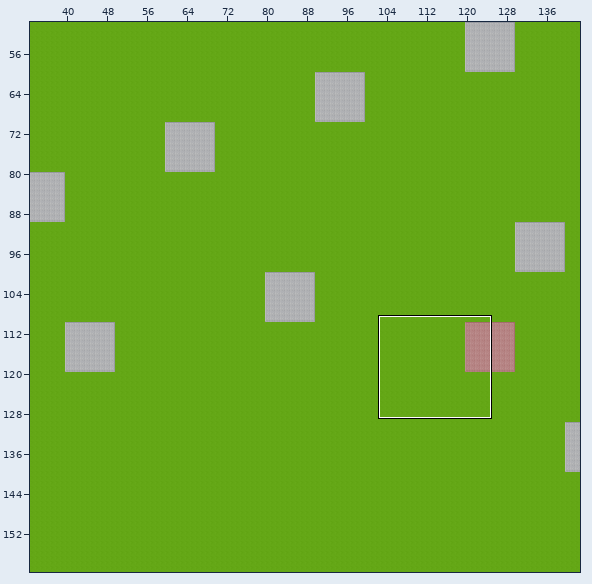
Tiled map (JSON), stored at maps/jobmaze.json. The first picture is a wide view before the edit; the outline marks the close-up.
Close-up. Before the commit:
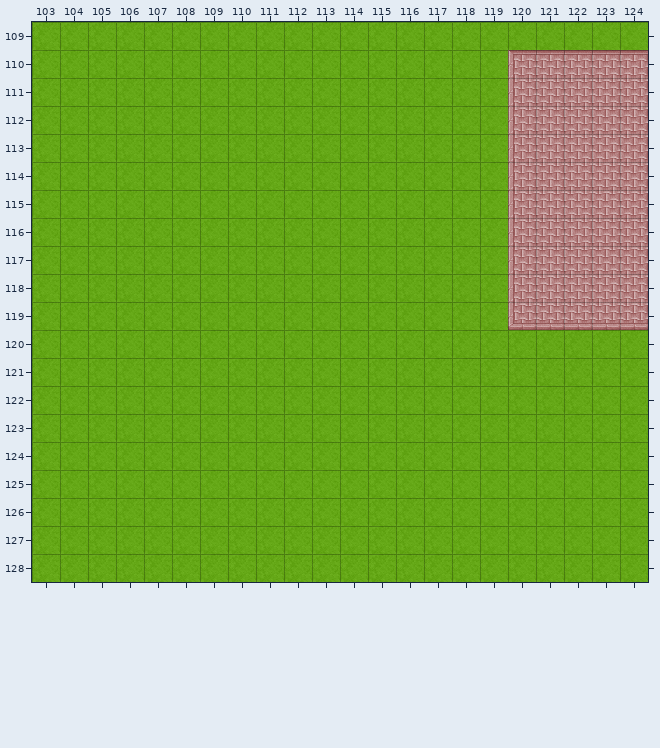
Cells are 32x32 px. Shown: x 103..124, y 109..128. The commit also changed other parts of the map, which this record leaves out.
Once edited:
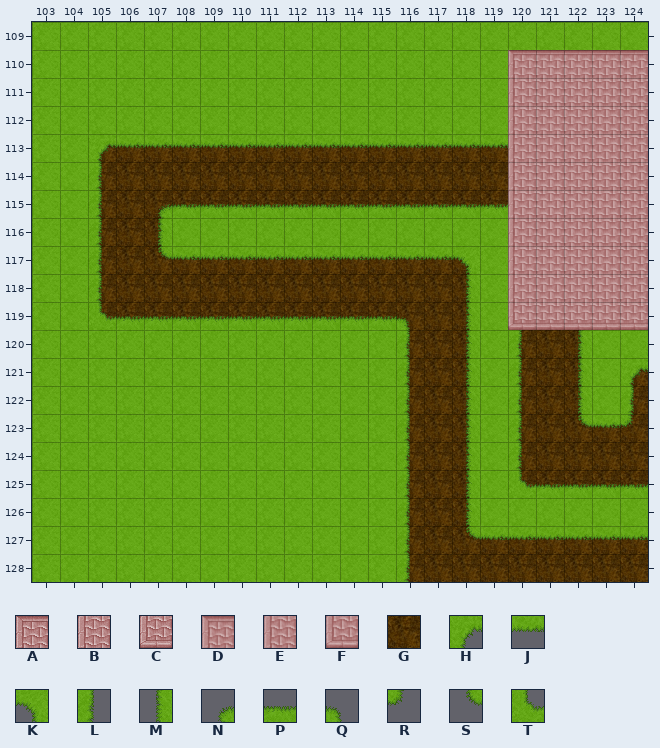
Key: from "Chunk 1": A 11, B 14, C 17, D 24, E 27, F 30, G 33, H 38, J 39, K 40, L 41, M 42, N 43, P 44, Q 45, R 46, S 48, T 49.
_ is an empty cell.
Tiles of an added or newly shown layer are drawn over the layers below it.
Edits made:
Layer "floor1":
y 110: x 120 A -> D
y 111..118: x 120 B -> E
y 119: x 120 C -> F
Layer "floor2" (added):
y 113..115: x 105..119 _______________ -> GGGGGGGGGGGGGGG
y 116: x 105..107 ___ -> GGG
y 117..119: x 105..118 ______________ -> GGGGGGGGGGGGGG
y 120: x 116..118 ___ -> GGG; x 120..122 ___ -> GGG
y 121..122: x 116..118 ___ -> GGG; x 120..122 ___ -> GGG; x 124 _ -> G
y 123..125: x 116..118 ___ -> GGG; x 120..124 _____ -> GGGGG
y 126: x 116..118 ___ -> GGG
y 127..128: x 116..124 _________ -> GGGGGGGGG
Layer "floor3" (added):
y 113: x 105..119 _______________ -> HJJJJJJJJJJJJJJ
y 114: x 105 _ -> L
y 115: x 105 _ -> L; x 107..119 _____________ -> NPPPPPPPPPPPP
y 116: x 105 _ -> L; x 107 _ -> M
y 117: x 105 _ -> L; x 107..118 ____________ -> SJJJJJJJJJJK
y 118: x 105 _ -> L; x 118 _ -> M
y 119: x 105..116 ____________ -> TPPPPPPPPPPQ; x 118 _ -> M
y 120: x 116 _ -> L; x 118 _ -> M; x 120 _ -> L; x 122 _ -> M
y 121: x 116 _ -> L; x 118 _ -> M; x 120 _ -> L; x 122 _ -> M; x 124 _ -> H
y 122: x 116 _ -> L; x 118 _ -> M; x 120 _ -> L; x 122 _ -> M; x 124 _ -> L
y 123: x 116 _ -> L; x 118 _ -> M; x 120 _ -> L; x 122..124 ___ -> SJR
y 124: x 116 _ -> L; x 118 _ -> M; x 120 _ -> L
y 125: x 116 _ -> L; x 118 _ -> M; x 120..124 _____ -> TPPPP
y 126: x 116 _ -> L; x 118 _ -> M
y 127: x 116 _ -> L; x 118..124 _______ -> SJJJJJJ
y 128: x 116 _ -> L
Where, in picture pixels (left, top, right, bottom), the same in both close-ups:
changed: (88, 50, 648, 582)
